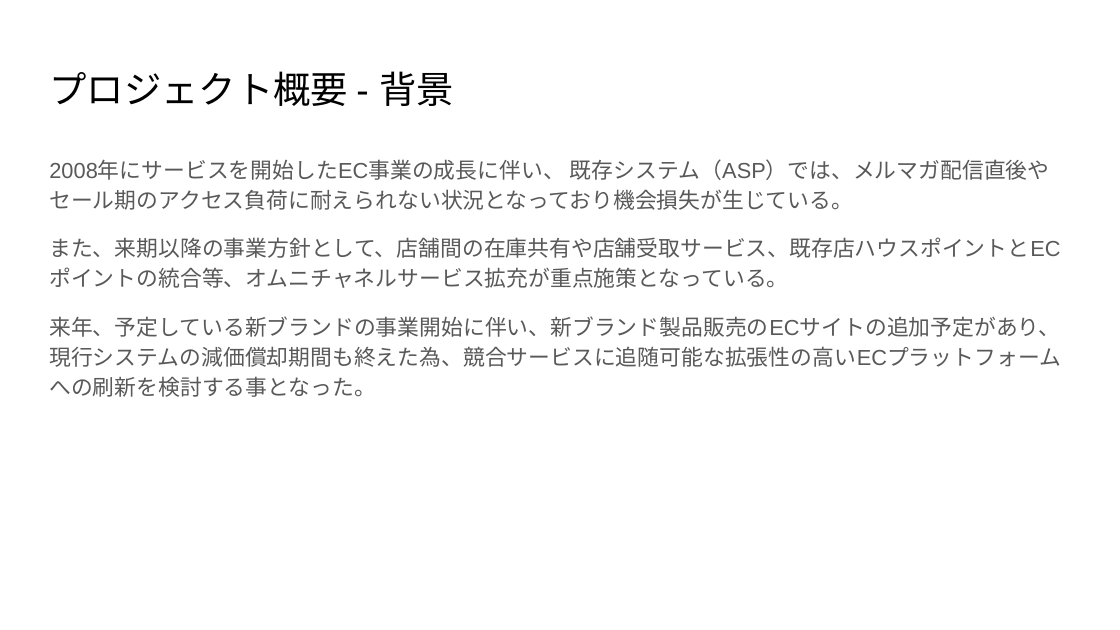
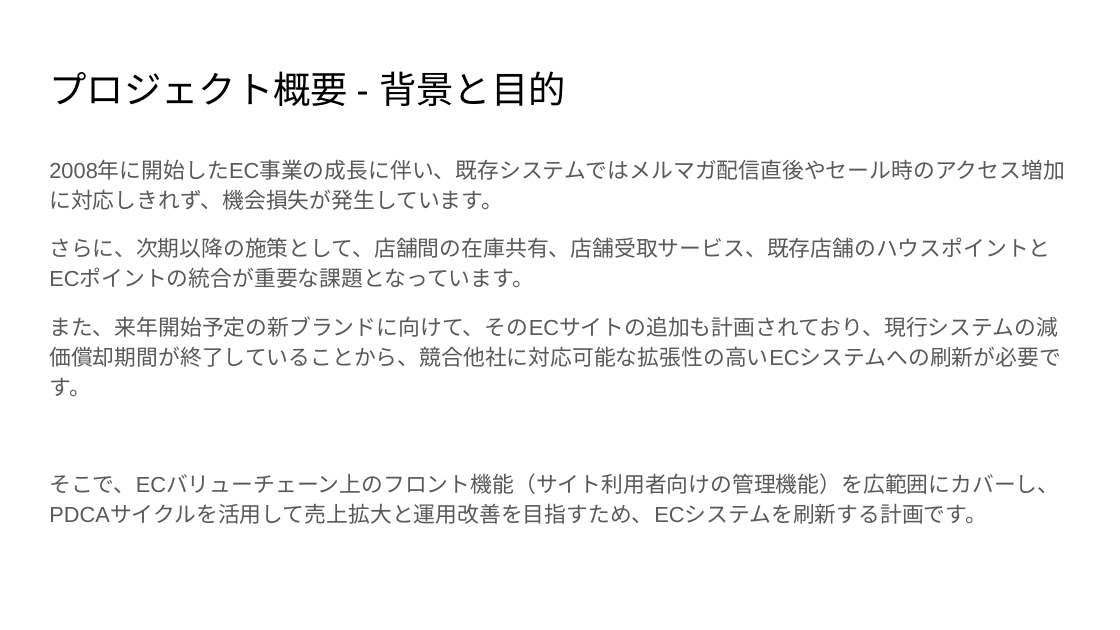
Before and after one commit to tomoriyamaaa/pm-cause-ec, a slide deck: slide 3 of RFP/RFP.pptx. Drawn at 1120x630 pixels with LibreOffice and Linux fonts; fonts in the diff are those of the drawing. Boxes give left, top, right and bottom in pixels: in the first picture for what was removed or moved away, otherwise in the second. Text is boxed around its words. In the diff, an @@ line names an element or a change of style, - is before the commit and + after.

```diff
--- a/RFP/RFP.pptx
+++ b/RFP/RFP.pptx
@@ title at bbox=[49, 71, 566, 106]: text changed @@
-プロジェクト概要 - 背景
+プロジェクト概要 - 背景と目的
@@ text at bbox=[49, 160, 1064, 524]: text changed @@
-2008年にサービスを開始したEC事業の成長に伴い、 既存システム（ASP）では、メルマガ配信直後やセール期のアクセス負荷に耐えられない状況となっており機会損失が生じている。
-また、来期以降の事業方針として、店舗間の在庫共有や店舗受取サービス、既存店ハウスポイントとECポイントの統合等、オムニチャネルサービス拡充が重点施策となっている。
-来年、予定している新ブランドの事業開始に伴い、新ブランド製品販売のECサイトの追加予定があり、現行システムの減価償却期間も終えた為、競合サービスに追随可能な拡張性の高いECプラットフォームへの刷新を検討する事となった。
+2008年に開始したEC事業の成長に伴い、既存システムではメルマガ配信直後やセール時のアクセス増加に対応しきれず、機会損失が発生しています。
+さらに、次期以降の施策として、店舗間の在庫共有、店舗受取サービス、既存店舗のハウスポイントとECポイントの統合が重要な課題となっています。
+また、来年開始予定の新ブランドに向けて、そのECサイトの追加も計画されており、現行システムの減価償却期間が終了していることから、競合他社に対応可能な拡張性の高いECシステムへの刷新が必要です。
+そこで、ECバリューチェーン上のフロント機能（サイト利用者向けの管理機能）を広範囲にカバーし、PDCAサイクルを活用して売上拡大と運用改善を目指すため、ECシステムを刷新する計画です。
```
Also in this commit, not shown: 8 other slides changed, 4 slides added.
